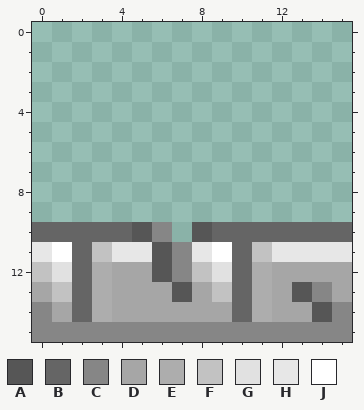
Two versions of one pixel-art file, Assets/Sprites/Game/Floors/Tile_Wall_Top_Stonebrick_A.aseprite. That is the earlier state.
16x16 pixels, 1 frame. Colours within 5 levels of each other are drawn and written as one.
Palette (. is transparent): A #565656  B #656565  C #868686  D #a6a6a6  E #adadad  F #c2c2c2  G #e1e1e1  H #e7e7e7  J #ffffff
Pixels before, first column x 0:
10 BBBBBAC.ABBBBBBB
11 HJBFHHACHJBFHHHH
12 FGBEDDACFGBEDDDD
13 DFBEDDDADFBEDACD
14 CDBEDDDDDDBEDDAC
15 CCCCCCCCCCCCCCCC
Now the later version:
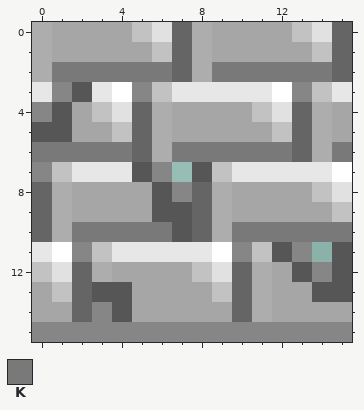
Colours new in this view: K #797979
Edits made:
Changed rows in their new state; - is an unchanged pixel.
first column x 0:
 0 EDDDDFGBEDDDDFGB
 1 EDDDDDFBEDDDDDFB
 2 EKKKKKKBEKKKKKKB
 3 HCAHJCFHHHHHJCFH
 4 CADFGBEDDDDFGBED
 5 AADDFBEDDDDDFBED
 6 KKKKKBEKKKKKKBEK
 7 CFHHHAC-AFHHHHHJ
 8 BEDDDDACBEDDDDFG
 9 BEDDDDAABEDDDDDF
10 -EKKKKKABEKKKKKK
11 --C---HH--C-AC.A
12 ------DD-----ACA
13 ---AA--D-----DAA
14 D--CA---------DD
